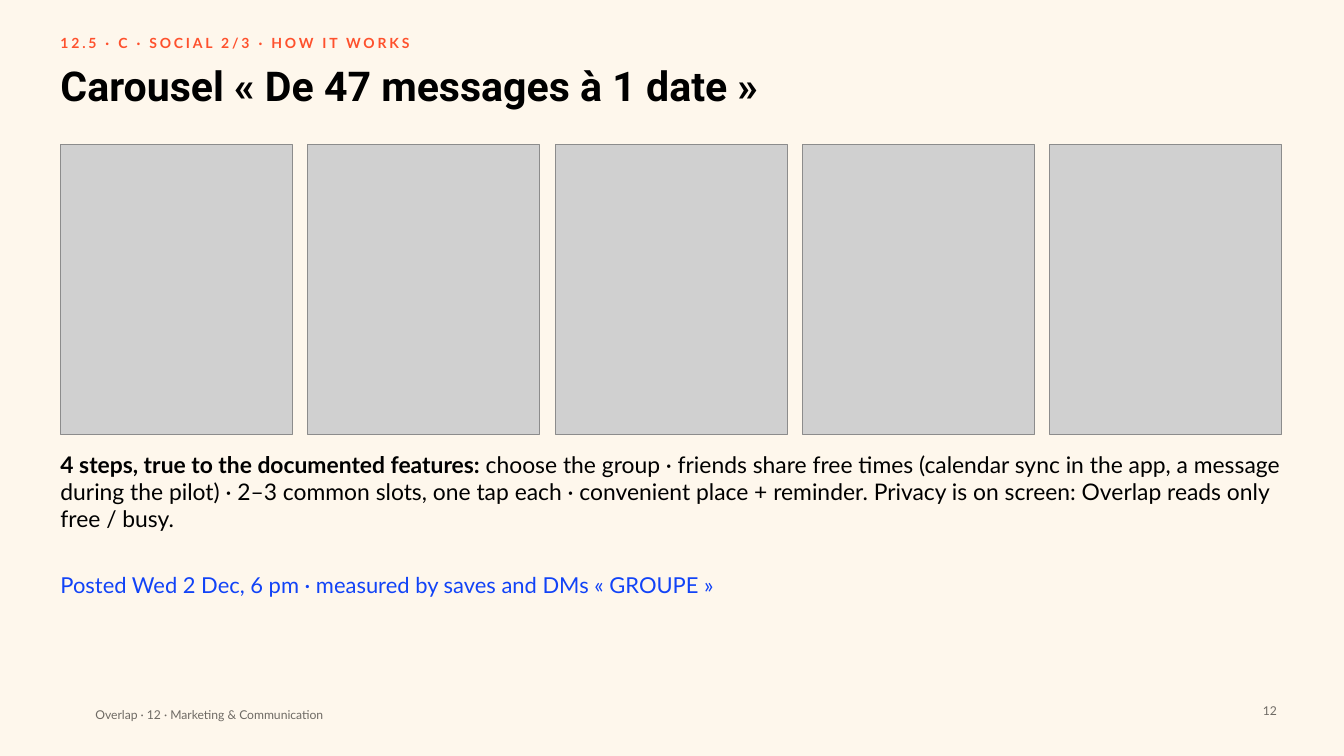
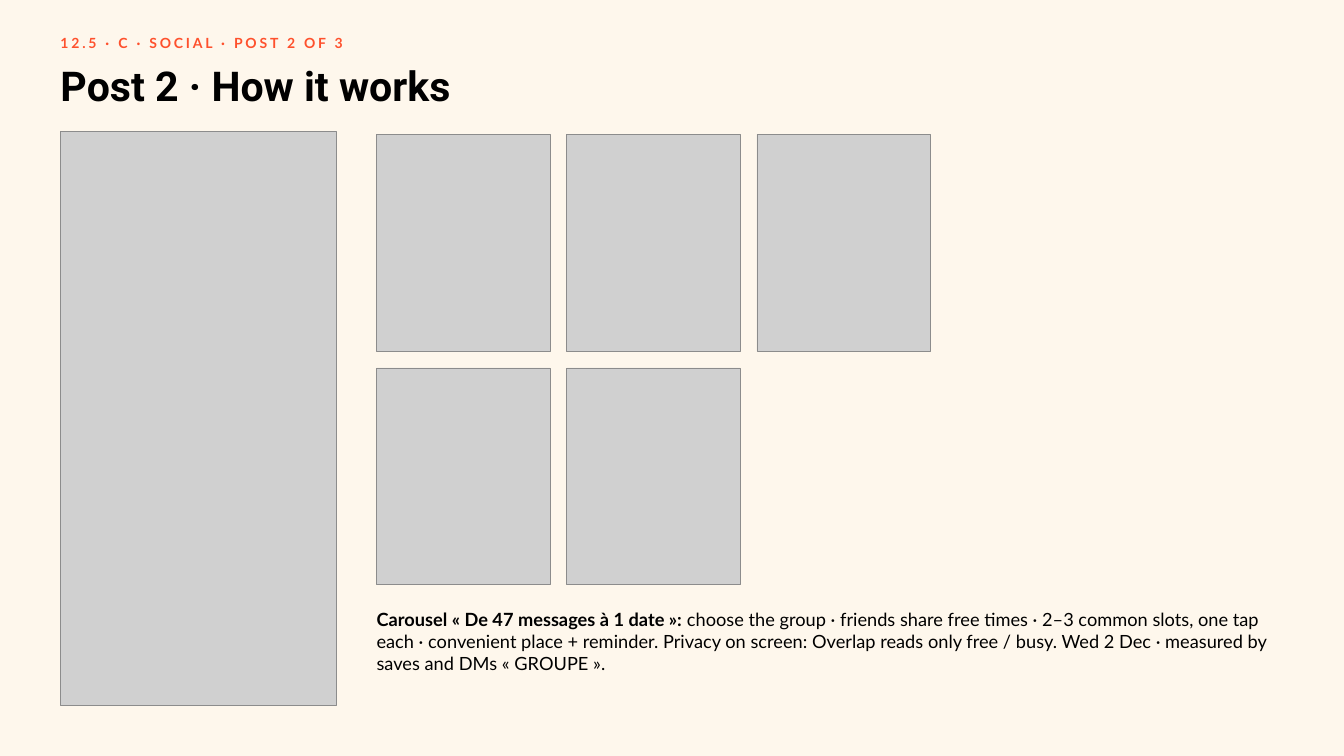
Before and after one commit to clemsnz/Unesco, a slide deck: slide 12 of Overlap_Campagne/Overlap_Marketing_Communication.pptx. Drawn at 1344x756 pixels with LibreOffice and Linux fonts; fonts in the diff are those of the drawing; grey boxes stand for pictures; background and template pictures are left out. Boxes give left, top, right and bottom in pixels: in the first picture for what was removed or moved away, otherwise in the second. Text is boxed around its words. In the diff, an @@ line names an element or a change of style, - is before the commit and + after.

```diff
--- a/Overlap_Campagne/Overlap_Marketing_Communication.pptx
+++ b/Overlap_Campagne/Overlap_Marketing_Communication.pptx
@@ text at [60, 38, 343, 48]: text changed @@
-12.5 · C · SOCIAL 2/3 · HOW IT WORKS
+12.5 · C · SOCIAL · POST 2 OF 3
@@ title at [60, 70, 450, 102]: text changed @@
-Carousel « De 47 messages à 1 date »
+Post 2 · How it works
@@ picture added at [60, 131, 336, 706] @@
@@ picture: place and size @@
-picture at [60, 144, 292, 434]
+picture at [376, 134, 550, 351]
@@ picture: place and size @@
-picture at [308, 144, 540, 434]
+picture at [566, 134, 740, 351]
@@ picture: place and size @@
-picture at [555, 144, 787, 434]
+picture at [757, 134, 930, 351]
@@ picture: place and size @@
-picture at [802, 144, 1034, 434]
+picture at [376, 368, 550, 585]
@@ picture: place and size @@
-picture at [1050, 144, 1282, 434]
+picture at [566, 368, 740, 585]
@@ text removed at [60, 455, 1280, 531] @@
-4 steps, true to the documented features: choose the group · friends share free times (calendar sync in the app, a message during the pilot) · 2–3 common slots, one tap each · convenient place + reminder. Privacy is on screen: Overlap reads only free / busy.
@@ text at [377, 612, 1267, 670]: text changed; size 23.5 to 19.5 pt; text colour #1143F7 to #000000 @@
-Posted Wed 2 Dec, 6 pm · measured by saves and DMs « GROUPE »
+Carousel « De 47 messages à 1 date »: choose the group · friends share free times · 2–3 common slots, one tap each · convenient place + reminder. Privacy on screen: Overlap reads only free / busy. Wed 2 Dec · measured by saves and DMs « GROUPE ».
@@ text removed at [95, 710, 323, 721] @@
-Overlap · 12 · Marketing & Communication
@@ page number removed at [1263, 706, 1277, 715] @@
-12
```
Also in this commit, not shown: 21 other slides changed, 12 other files.
